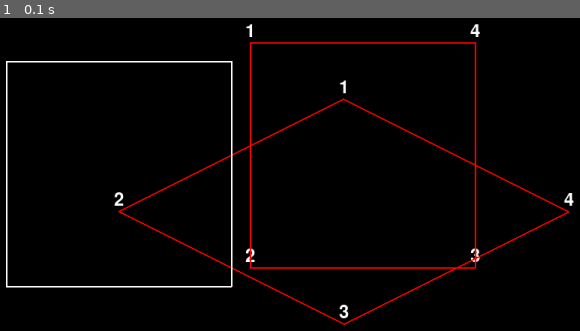
Above: before the commit, frame 1.
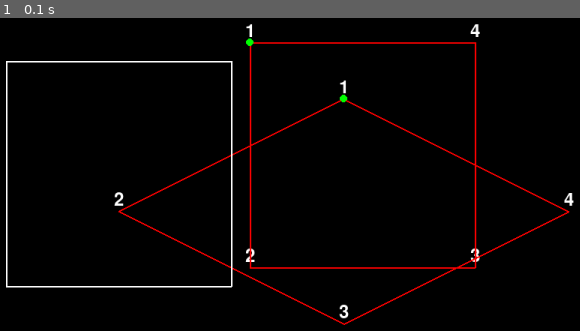
Above: after the commit, the same moment.

Repository: moises-dias/pygame-learning
Game: pygame game, started from generate_square_from_isometric.py
Same seed, same stepped clock (60 frames per second), same inputs: the game is played once before the commit and once after it.
Inputs:
- Up to frame 1 (0.1 s): no input

The runs differ from the first frame. In frame 1, less than 0.1% of the frame differs, in the area x 42-60%, y 6-28%.

Commit message:
add a starting point to both quadrilaters

Diff:
--- a/generate_square_from_isometric.py
+++ b/generate_square_from_isometric.py
@@ -14,8 +14,8 @@
 
 
 
-x1 = 100+200
-x2 = 400+200
+x1 = 300
+x2 = 600
 y1 = 200
 y2 = 500
 desired = [(x1, y1), (x1, y2), (x2, y2), (x2, y1)]
@@ -29,6 +29,12 @@
 
 # isometric_vertices = [(490, 285), (200, 430), (430, 545), (720, 400)]
 isometric_vertices = [(750.0, 250.0), (450.0, 400.0), (750.0, 550.0), (1050.0, 400.0)]
+isometric_point = (750.0, 250.0)
+
+x = isometric_point[0]*math.sqrt(2)
+y = isometric_point[1]*math.sqrt(2)
+square_point = (x/2 * cos_angle - y * sin_angle, x/2 * sin_angle + y * cos_angle)
+print(square_point)
 
 
 square_vertices = []
@@ -41,7 +47,10 @@
     square_vertices.append((new_x, new_y))
 
 square_vertices = [(x,  y + 300) for x, y in square_vertices]
+square_point = (square_point[0],  square_point[1] + 300)
 print(square_vertices)
+
+
 
 
 font = pygame.font.Font(None, 36)
@@ -73,6 +82,8 @@
     pygame.draw.polygon(screen, (255, 0, 0), isometric_vertices, 2)
     pygame.draw.polygon(screen, (255, 0, 0), square_vertices, 2)
     pygame.draw.polygon(screen, (255, 255, 255), desired, 2)
+    pygame.draw.circle(screen, (0, 255, 0), isometric_point, 5)  # Red point at walker's position
+    pygame.draw.circle(screen, (0, 255, 0), square_point, 5)  # Red point at walker's position
 
     # Update the display
     pygame.display.flip()
